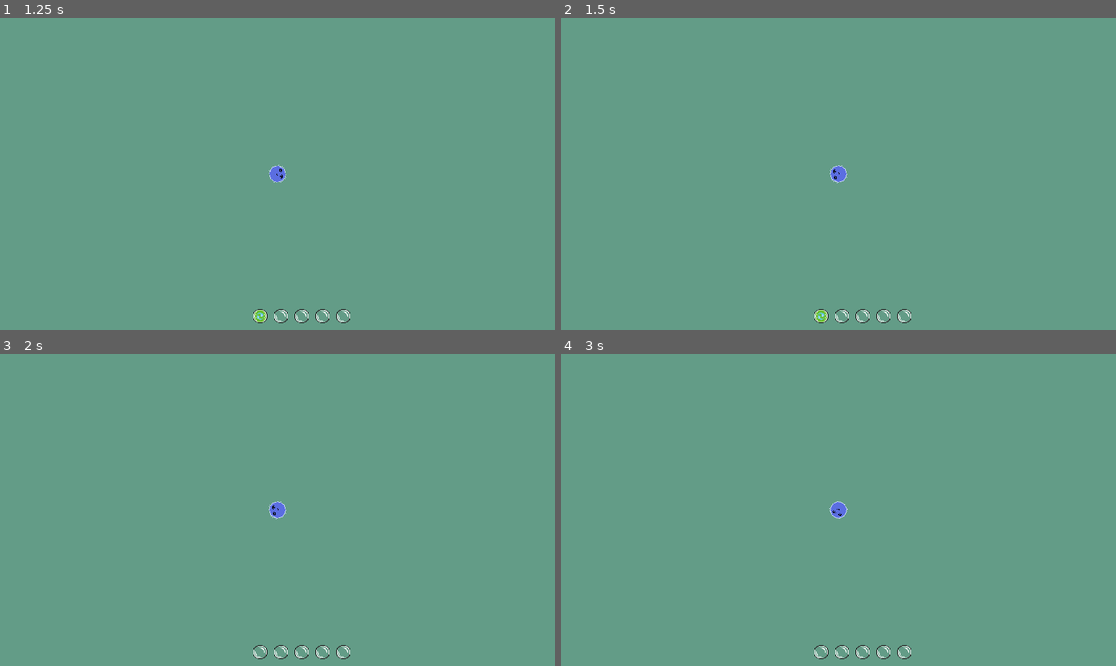
Above: before the commit, frames 1-4 (two rows, left to right).
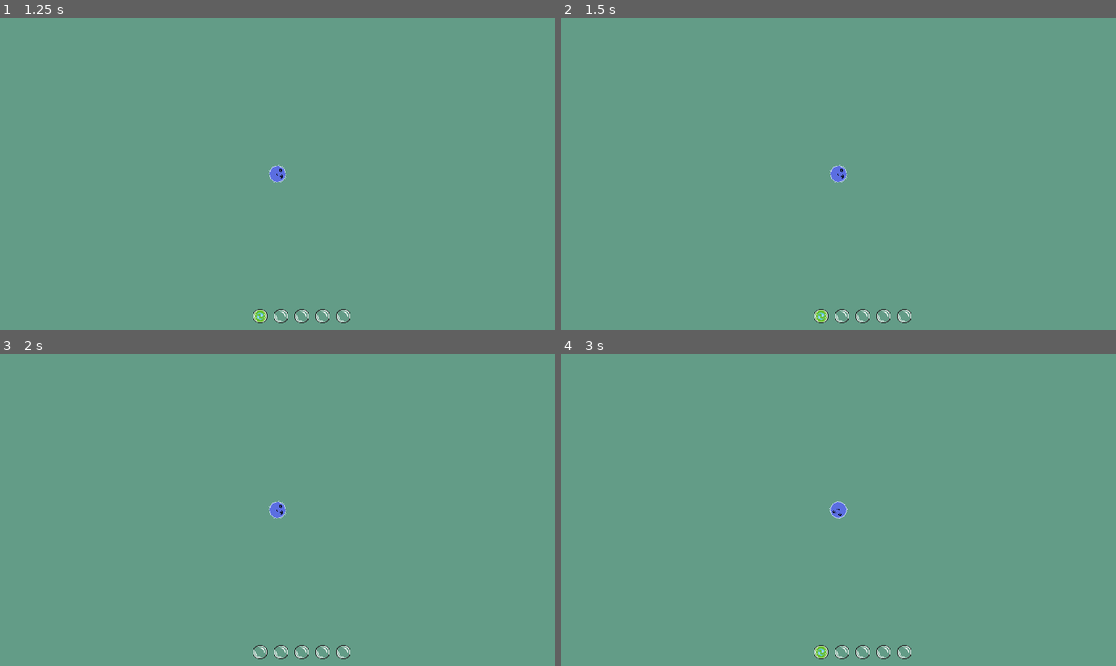
Above: after the commit, the same moments.

Repository: Ethan-D-S/primordial
Game: Godot game, scene res://main.tscn
The game is run twice, just before and just after one commit, with the same random seed, the same clock (stepped at 60 frames per second) and the same inputs.
Inputs (mouse positions are in pixels of both pictures, inside the frame that each line leads up to):
- Up to frame 1 (1.25 s): move the mouse to (399, 158) at 0.52 s; hold Space (dash) from 0.53 s (still down); tap E (regenerate, bound only after the commit) at 0.8 s
- Up to frame 2 (1.5 s): tap Enter at 1.25 s; move the mouse to (727, 189) at 1.27 s; release Space (dash) at 1.28 s; tap E (regenerate, bound only after the commit) at 1.35 s
- Up to frame 3 (2 s): tap Space (dash) at 1.55 s
- Up to frame 4 (3 s): tap Space (dash) at 2 s; move the mouse to (894, 441) at 2.02 s; hold Space (dash) 2.03-2.78 s; tap E (regenerate, bound only after the commit) at 2.3 s; tap Enter at 2.75 s; move the mouse to (810, 572) at 2.77 s; click (810, 572) at 2.85 s

Frame 1 is identical in both runs. In frame 2, less than 0.1% of the frame differs, in the area x 48-52%, y 46-54%; in frame 3, less than 0.1%; in frame 4, less than 0.1%, in the area x 45-48%, y 93-98%.

Commit message:
regeneration ability added

Diff:
--- a/player.gd
+++ b/player.gd
@@ -30,13 +30,12 @@
 var max_stored_energy: int = 1
 
 @onready var dash: Node = $Abilities/DashAbility
+@onready var regen: Node = $Abilities/RegenEnergyAbility
 @onready var creature_data = get_node("../CreatureData")
 
 func _ready():
 	# get center coords of screen
 	var center_position = get_viewport_rect().size / 2
-
-	print(get_node("/root/Main/CreatureData"))
 
 	# set position to center
 	position = center_position
@@ -50,6 +49,7 @@
 
 # handles ability input
 func _input(event):
+	## Dash
 	if event.is_action_pressed("dash"):
 		# TODO: functionalize to a try_activate() or similar
 		# check if player has energy
@@ -57,11 +57,16 @@
 			spend_energy(dash.energy_cost)
 			dash.activate()
 
+	## Regen
+	if event.is_action_pressed("regenerate"):
+
+		if energy < max_energy:
+			regen.activate()
 
 
 func _physics_process(delta):
 	#skip normal movement if dashing
-	if is_dashing():
+	if is_dashing() or is_regenerating():
 		return
 
 	get_input()
@@ -112,6 +117,8 @@
 func update_speed():
 	speed = max(base_speed * base_mass/mass, base_speed)
 
-# boolean check for abilities dashing active
+# boolean check for abilities active
 func is_dashing() -> bool:
 	return dash.is_dashing
+func is_regenerating() -> bool:
+	return regen.is_active
--- a/project.godot
+++ b/project.godot
@@ -34,6 +34,11 @@
 "events": [Object(InputEventKey,"resource_local_to_scene":false,"resource_name":"","device":-1,"window_id":0,"alt_press …(191 unchanged characters)…
 ]
 }
+regenerate={
+"deadzone": 0.2,
+"events": [Object(InputEventKey,"resource_local_to_scene":false,"resource_name":"","device":-1,"window_id":0,"alt_pressed":false,"shift_pressed":false,"ctrl_pressed":false,"meta_pressed":false,"pressed":false,"keycode":0,"physical_keycode":69,"key_label":0,"unicode":101,"location":0,"echo":false,"script":null)
+]
+}
 
 [rendering]
 
--- a/regen_energy_ability.gd
+++ b/regen_energy_ability.gd
@@ -4,17 +4,36 @@
 # this should activate when player is in a sunlight area
 # sunlight areas moving around could make this a bit more engaging
 
-@export var regen_rate: float = 0.2
+# player freezes while regenerating, making them vulnerable, hollow-knight style
+# time from button press to effect
+@export var regen_duration: float = 2.0
+@export var energy_regen: int = 1
 
-# Called when the node enters the scene tree for the first time.
-func _ready() -> void:
-	pass # Replace with function body.
+var regen_timer: float = 0.0
+var is_active: bool = false
 
 
-# Called every frame. 'delta' is the elapsed time since the previous frame.
-func _process(delta: float) -> void:
-	pass
 
-func on_tick():
-	pass
-	#player.gain_energy(regen_rate)
+
+func _ready() -> void:
+	# ensure parent class is ready
+	super()
+
+func _physics_process(delta: float) -> void:
+	#reduce regen timer
+	if is_active:
+		regen_timer -= delta
+		player.velocity = Vector2.ZERO
+
+		# cancel regen
+		if regen_timer <= 0:
+			is_active = false
+			player.gain_energy(energy_regen)
+			return
+
+
+func activate():
+	if is_active:
+		return
+	is_active = true
+	regen_timer = regen_duration
